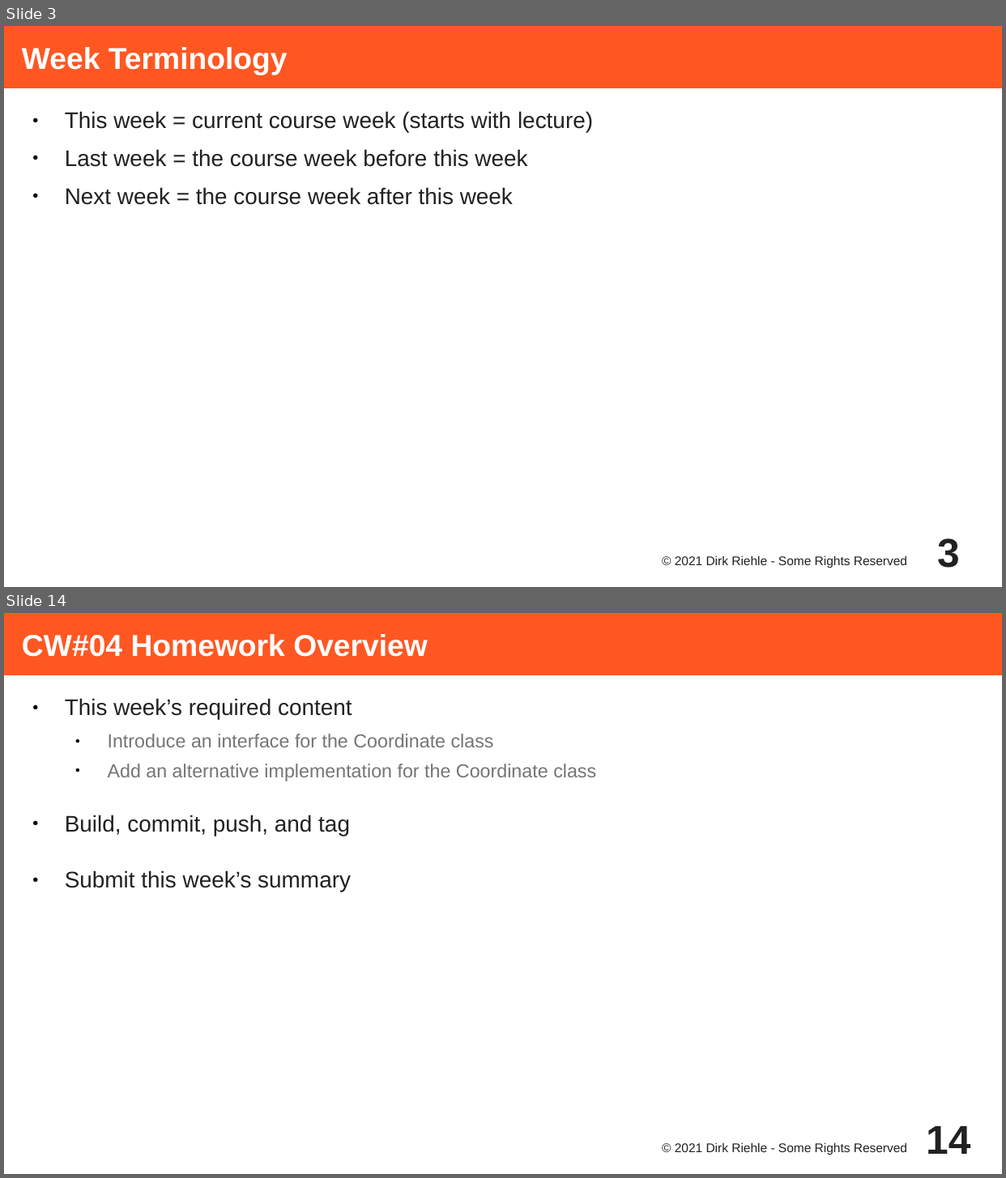
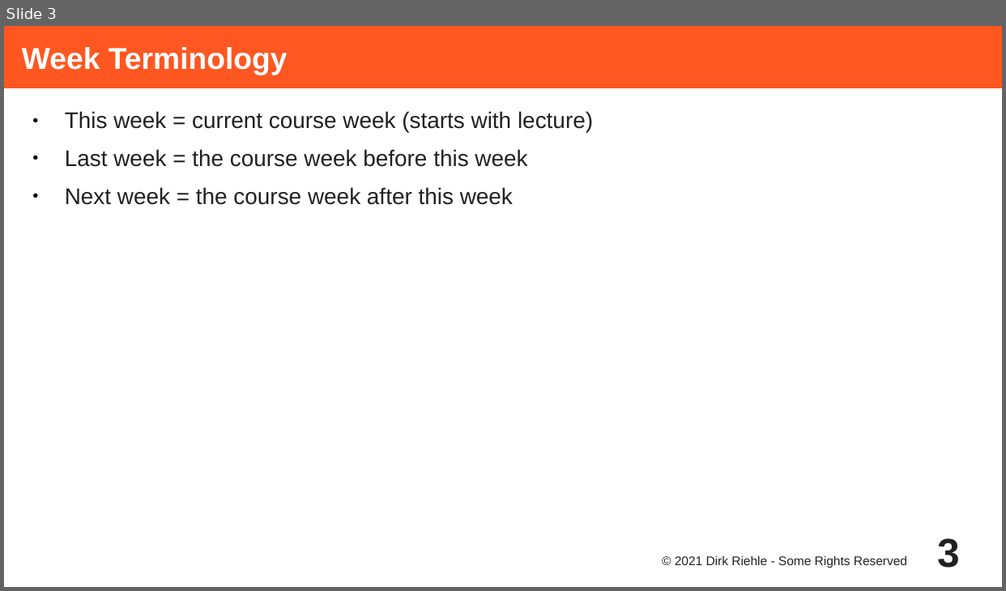
Before and after one commit to dirkriehle/adap-course, a slide deck: Lecture Slides/ADAP A02 - Course Homework.odp. Shown one above the other, each under a label of ours: slides 3 and 14 before the commit, slide 3 after it; the slides between them are not shown. The pictures are 1006x1178 and 1006x591 pixels, drawn with LibreOffice and Linux fonts; fonts in the diff are those of the drawing. Boxes give left, top, right and bottom in pixels: in the first picture for what was removed or moved away, otherwise in the second. Text is boxed around its words. In the diff, an @@ line names an element or a change of style, - is before the commit and + after.

```diff
--- a/Lecture Slides/ADAP A02 - Course Homework.odp
+++ b/Lecture Slides/ADAP A02 - Course Homework.odp
@@ slide 14 removed at (4, 613, 1002, 1174), background #FFFFFF @@
@@ title removed at (4, 613, 1002, 675) @@
-CW#04 Homework Overview
@@ text removed at (65, 698, 596, 892) @@
-● This week’s required content
-  ● Introduce an interface for the Coordinate class
-  ● Add an alternative implementation for the Coordinate class
-● Build, commit, push, and tag
-● Submit this week’s summary
@@ text removed at (675, 1143, 907, 1156) @@
-© 2021 Dirk Riehle - Some Rights Reserved
@@ page number removed at (926, 1127, 970, 1154) @@
-14
```
Also in this commit, not shown: 3 slides changed, 24 other slides removed, 39 other files.
